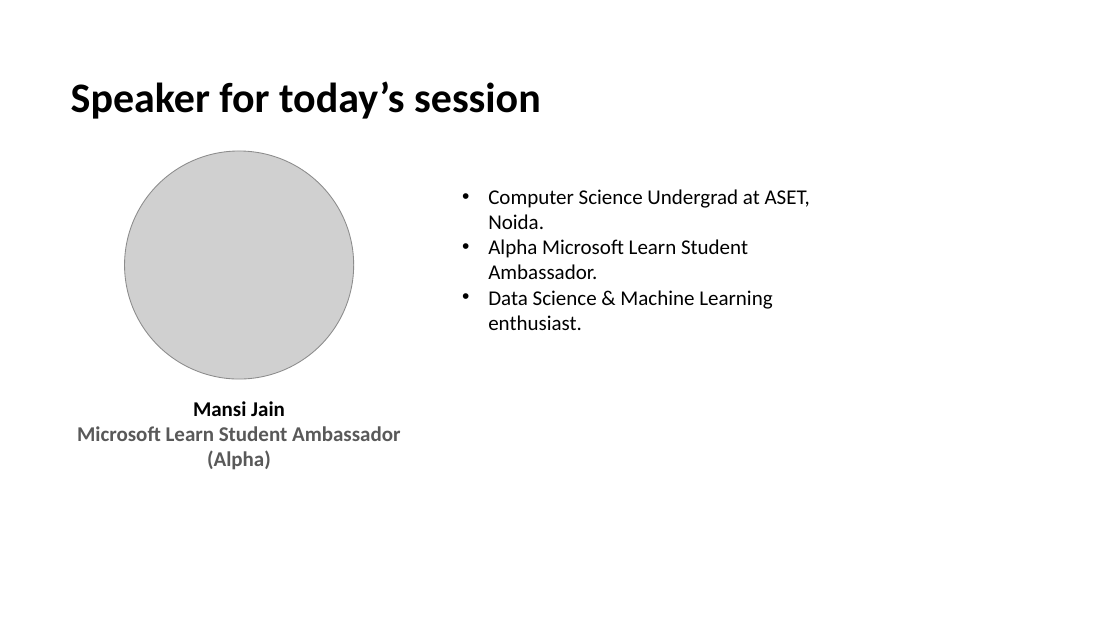
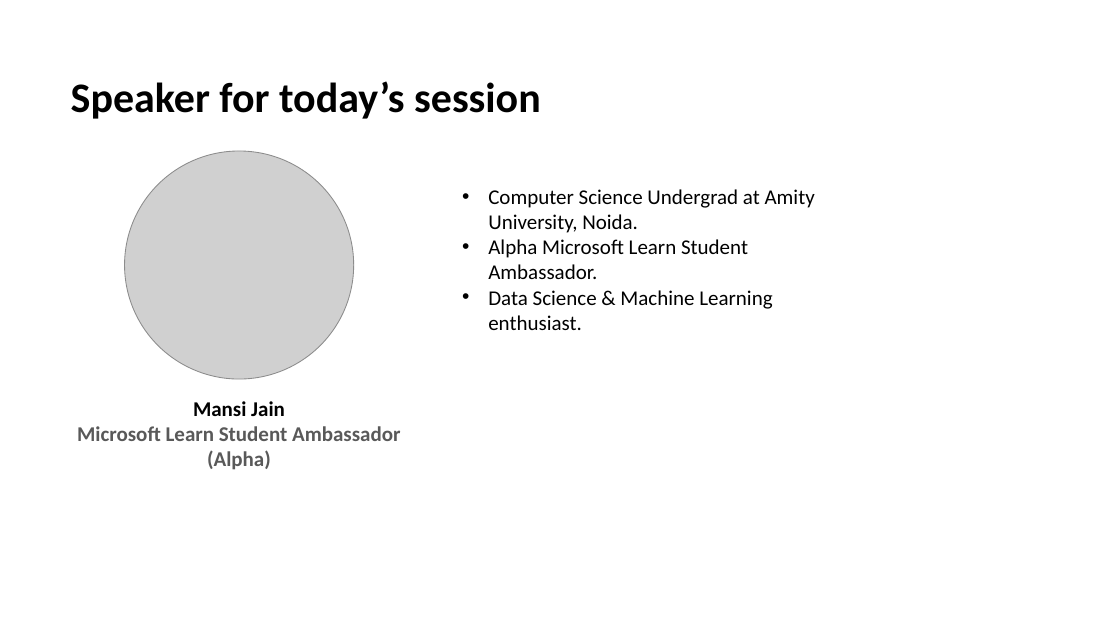
Before and after one commit to mansijain014/HR-Bot, a slide deck: slide 2 of Slide Deck/Conversational AI Build NLU model using LUIS(MLSA).pptx. Drawn at 1120x630 pixels with LibreOffice and Linux fonts; fonts in the diff are those of the drawing; grey boxes stand for pictures; background and template pictures are left out. Boxes give left, top, right and bottom in pixels: in the first picture for what was removed or moved away, otherwise in the second. Text is boxed around its words. In the diff, an @@ line names an element or a change of style, - is before the commit and + after.

```diff
--- a/Slide Deck/Conversational AI Build NLU model using LUIS(MLSA).pptx
+++ b/Slide Deck/Conversational AI Build NLU model using LUIS(MLSA).pptx
@@ text at bbox=[488, 189, 815, 233]: text changed @@
-• Computer Science Undergrad at ASET, Noida.
+• Computer Science Undergrad at Amity University, Noida.
```
Also in this commit, not shown: 6 other slides changed, 2 slides added, 4 slides removed, 1 other file.
